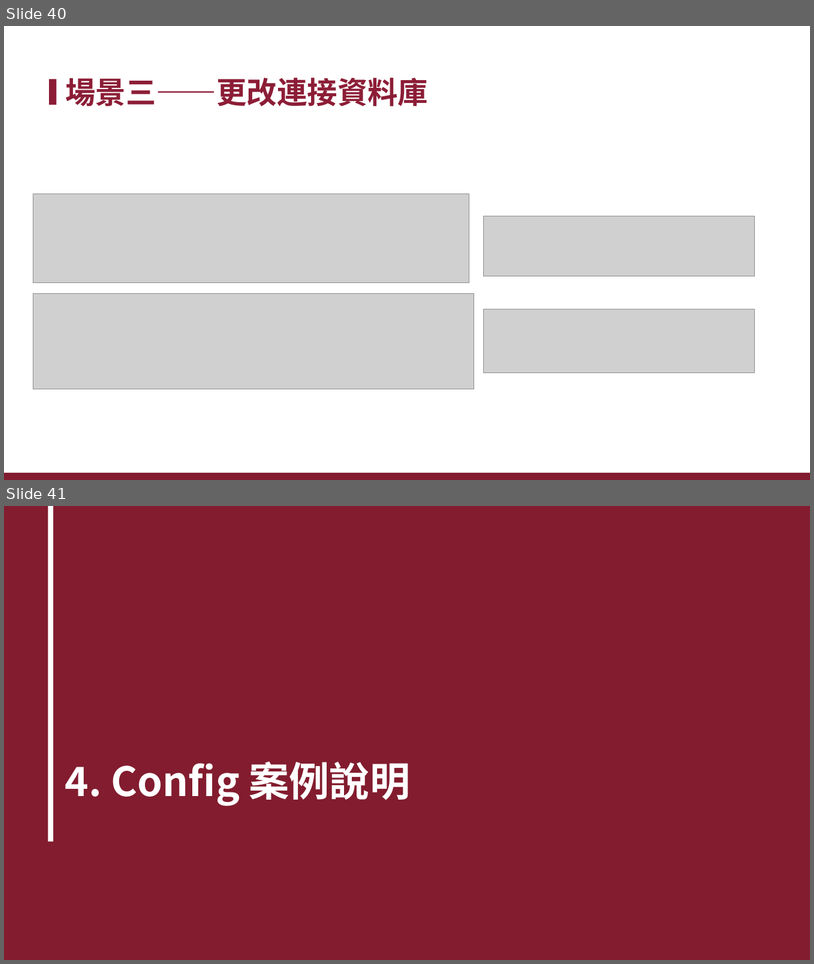
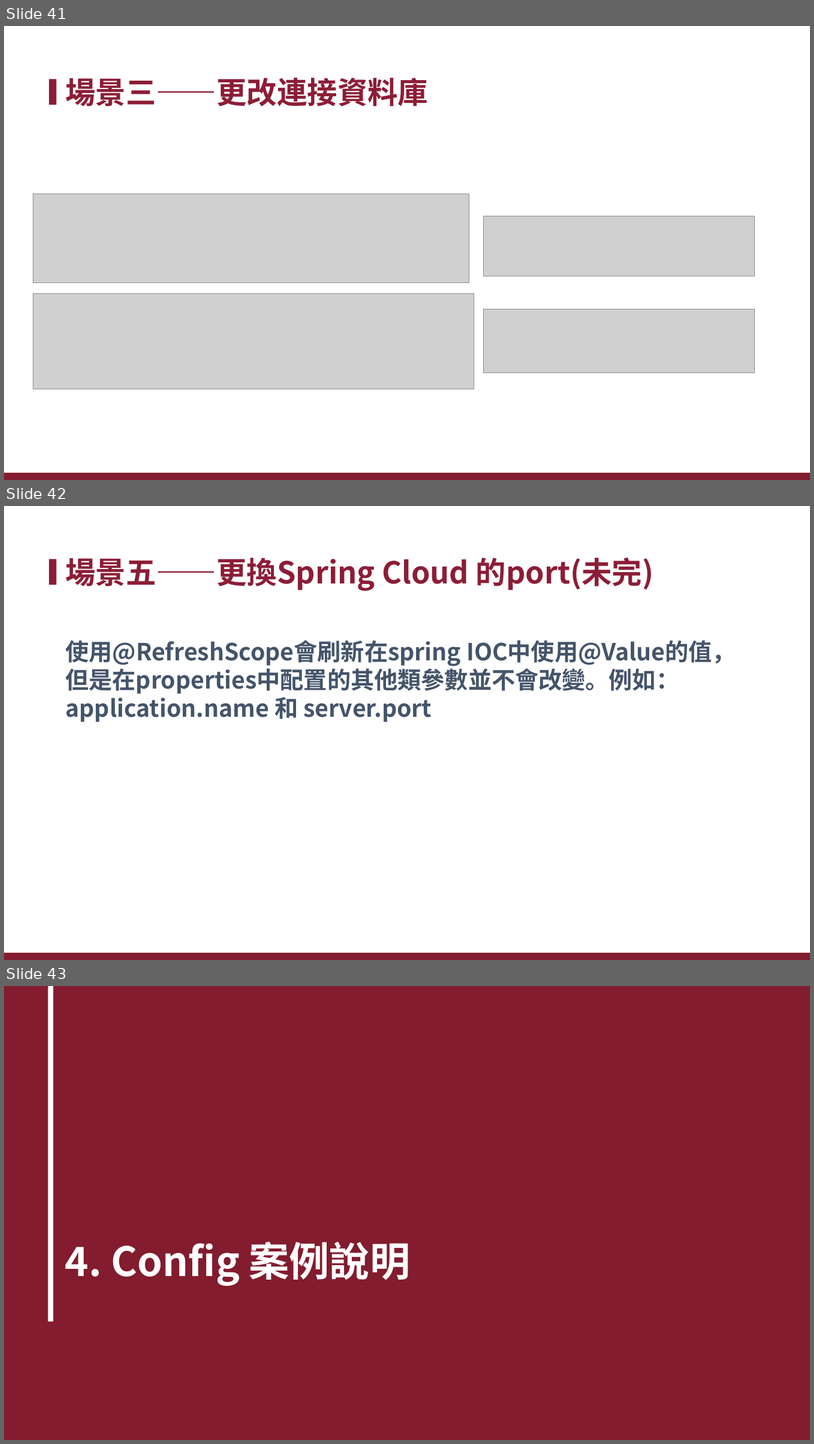
Before and after one commit to xiauchen/4__ConfigAndConsul, a slide deck: 空白PPT.pptx. Shown one above the other, each under a label of ours: slides 40 and 41 before the commit, slides 41, 42 and 43 after it. The pictures are 814x964 and 814x1444 pixels, drawn with LibreOffice and Linux fonts; fonts in the diff are those of the drawing; grey boxes stand for pictures; background and template pictures are left out. Boxes give left, top, right and bottom in pixels: in the first picture for what was removed or moved away, otherwise in the second. Text is boxed around its words. In the diff, an @@ line names an element or a change of style, - is before the commit and + after.

```diff
--- a/空白PPT.pptx
+++ b/空白PPT.pptx
@@ slide 42 added at (4, 506, 810, 960), background #FFFFFF; not listed: 2 template elements that a slide beside it also shows @@
@@ title added at (65, 557, 654, 591), 36 pt, text #8C1D36, bold @@
+場景五——更換Spring Cloud 的port(未完)
@@ text added at (65, 640, 736, 722), 28 pt, text #44546A, bold @@
+使用@RefreshScope會刷新在spring IOC中使用@Value的值，但是在properties中配置的其他類參數並不會改變。例如：application.name 和 server.port
@@ what was slide 40 is now slide 41 @@
@@ what was slide 41 is now slide 43 @@
```
Also in this commit, not shown: 5 slides changed, 2 other slides added, 1 slide removed, 7 other files.
